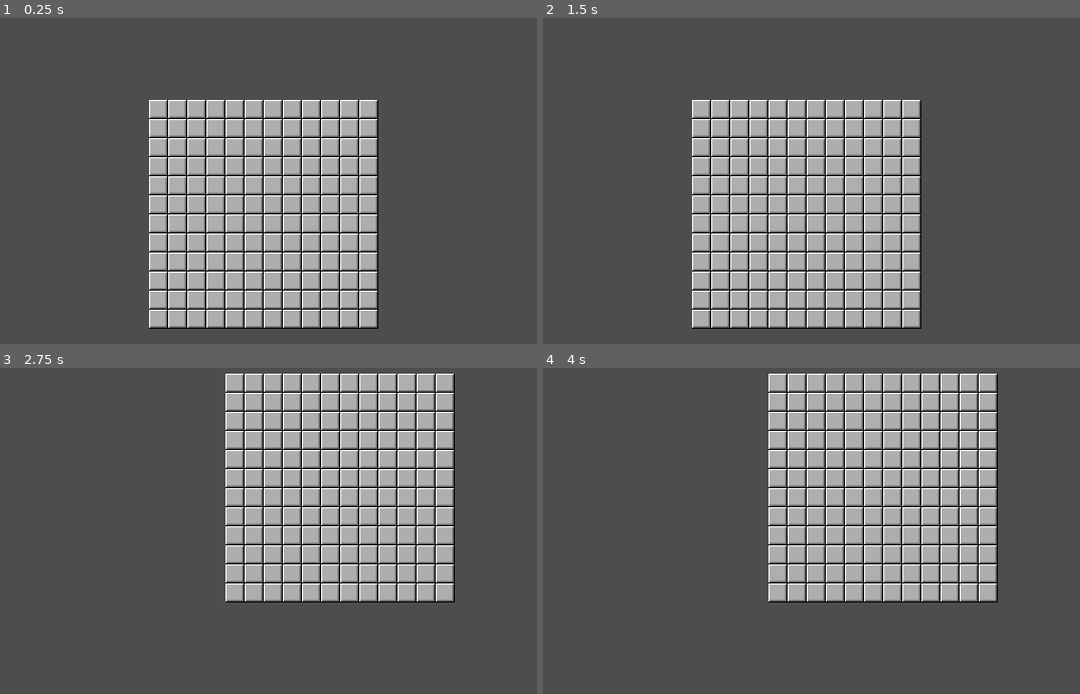
Above: before the commit, frames 1-4 (two rows, left to right).
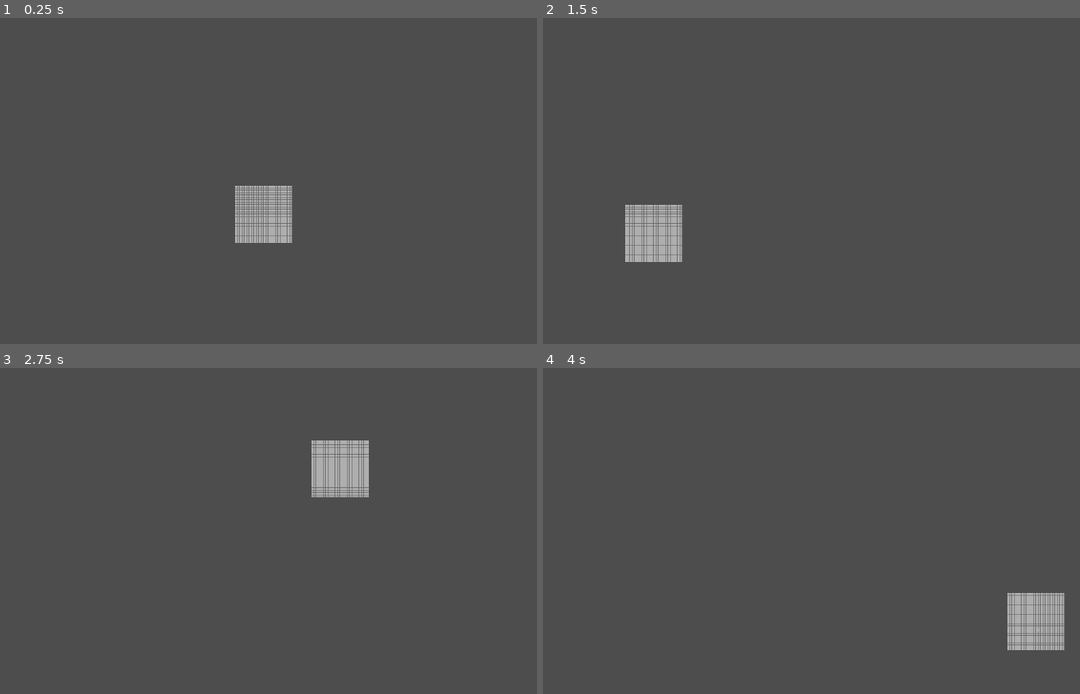
Above: after the commit, the same moments.

Repository: golopogus/overmine_testing
Game: Godot game, scene res://main_scene.tscn
Same seed, same stepped clock (60 frames per second), same inputs: the game is played once before the commit and once after it.
Inputs (mouse positions are in pixels of both pictures, inside the frame that each line leads up to):
- Up to frame 1 (0.25 s): no input
- Up to frame 2 (1.5 s): tap Enter at 0.5 s; move the mouse to (972, 194) at 0.52 s; press the mouse at (972, 194) at 0.53 s; tap Space (restart) at 1.25 s; move the mouse to (655, 236) at 1.27 s; release the mouse at (655, 236) at 1.28 s; right-click (655, 236) at 1.35 s
- Up to frame 3 (2.75 s): tap Space (restart) at 2 s; move the mouse to (338, 469) at 2.02 s; press the mouse at (338, 469) at 2.03 s
- Up to frame 4 (4 s): tap Space (restart) at 2.75, 3.5 s; move the mouse to (768, 651) at 2.77 s; release the mouse at (768, 651) at 2.78 s; right-click (768, 651) at 2.85 s; move the mouse to (1037, 628) at 3.52 s; press the mouse at (1037, 628) at 3.53 s

The runs differ from the first frame. In frame 1, 27% of the frame differs, in the area x 27-71%, y 25-96%; in frame 2, 29%, in the area x 15-71%, y 25-96%; in frame 3, 27%; in frame 4, 29%.
Error before the commit: Invalid assignment of property or key 'texture' with value of type 'CompressedTexture2D' on a base object of type 'null instance'. (res://main_scene.gd:343)
Error after the commit: Invalid assignment of property or key 'texture' with value of type 'CompressedTexture2D' on a base object of type 'null instance'. (res://main_scene.gd:357)

Commit message:
chunking works!

Diff:
--- a/overmine/main_scene.gd
+++ b/overmine/main_scene.gd
@@ -1,11 +1,12 @@
 extends Node2D
 
-const grid_size_options = [[4,4],[50,50]]
+const grid_size_options = [[8,8],[50,50]]
 var chosen_grid_size = grid_size_options[0]
 var bounds = Vector2()
-var num_of_chunks = Vector2(10,10)
+var num_of_chunks = Vector2(100,100)
 var num_of_chunks_start = Vector2(4,4)
 var chunk_split
+var shitter = Vector2()
 var initial_chunk_split
 var initial_pos = Vector2()
 var chunk_size = Vector2()
@@ -16,7 +17,7 @@
 var chunk_dict = {}
 var gamestart = false
 var initial_chunk_pos = Vector2(0,0)
-var number_of_mines_per_chunk = 4
+var number_of_mines_per_chunk = 10
 var unused_pos = []
 var moveable = false
 var local_mous_pos
@@ -26,6 +27,7 @@
 var current_neighbors = []
 var upper_bounds
 var lower_bounds
+var current_chunk
 #var thread: Thread
 
 #in form of node name: pos, type etc
@@ -72,10 +74,10 @@
 	#print(get_global_mouse_position())
 
 	if start == true:
-		for i in current_neighbors:
-			if i == nearest_chunk_pos:
-				draw_chunk(i)
-				break
+		if nearest_chunk_pos != current_chunk:
+			current_chunk = nearest_chunk_pos
+			draw_chunk(current_chunk)
+
 
 #############################################################################
 #█ █▄░█ █ ▀█▀ █ ▄▀█ ▀█▀ █ █▄░█ █▀▀   █▀▀ █▀█ █ █▀▄
@@ -93,6 +95,7 @@
 	for x in num_of_chunks.x:
 		for y in num_of_chunks.y:
 			chunk_position = start_pos + Vector2(x,y)*chunk_size
+
 			chunk_dict[chunk_position] = ['not_named',false,false]
 	chunk_dict[start_pos][2] = true
 
@@ -107,7 +110,7 @@
 	start_pos.y = initial_pos.y + chunk_size.y * split.y
 	#print(start_pos)
 	lower_bounds = start_pos
-	upper_bounds = start_pos + Vector2(chunk_size.x * chunks.x, chunk_size.y * chunks.y)
+	upper_bounds = Vector2(chunk_size.x * chunks.x - 16, chunk_size.y * chunks.y - 16)
 
 
 	var x_tiles = chosen_grid_size[0] * chunks.x
@@ -116,63 +119,64 @@
 	x_length = $sprites/hidden.texture.get_width()
 	y_length = $sprites/hidden.texture.get_height()
 	midpoint = Vector2(x_length/2,y_length/2)
-	var check = []
+	#var check = []
 
 	var neighbors = []
 	var tile_pos = Vector2()
-	var x_count = 0
-	var x_p = []
-	var y_p = []
+	#var x_count = 0
+	#var x_p = []
+	#var y_p = []
 	for x in x_tiles:
 		for y in y_tiles:
 			tile_pos = Vector2(start_pos.x + x_length * x, start_pos.y + y_length * y )
 			if tile_dict.has(tile_pos) == false:
 				unused_pos.append(tile_pos)
 				neighbors = create_neighbors(tile_pos,x_length,y_length)
-				tile_dict[tile_pos] = ['none', 'unknown', 0, true, neighbors]
+				tile_dict[tile_pos] = ['none', 'unknown', 0, false, neighbors]
 				#check.append(tile_pos)
 				#print(int(x) % 64)
 
 
 	draw_chunk(initial_chunk_pos)
-	randomize_mine_placement(x_tiles, y_tiles)
+
 	#for i in check:
 		#print(i)
 #############################################################################
 #############################################################################
 #############################################################################
 
-func randomize_mine_placement(x,y):
+func randomize_mine_placement(safe_pos):
 	#var total_tiles = x * y
 	#var tiles_per_chunk = chosen_grid_size[0] * chosen_grid_size[1]
-	var unused_tile_pos_x = []
-	var unused_tile_pos_y = []
 
 	for chunk in $chunks.get_children():
 
-		for i in chosen_grid_size[0]:
-			unused_tile_pos_x.append(i)
-		for i in chosen_grid_size[1]:
-			unused_tile_pos_y.append(i)
+		var unused_tile_pos = get_chunk_grid()
+
 		if chunk_dict[chunk.position][2] == false:
 
 			for mine in number_of_mines_per_chunk:
 
 				var rand_tile_pos = Vector2()
-				rand_tile_pos.x = unused_tile_pos_x[randi_range(0, len(unused_tile_pos_x) - 1)]
-				rand_tile_pos.y = unused_tile_pos_y[randi_range(0, len(unused_tile_pos_y) - 1)]
-
-				unused_tile_pos_x.erase(rand_tile_pos.x)
-				unused_tile_pos_y.erase(rand_tile_pos.y)
-				unused_pos.erase(rand_tile_pos)
+
+				rand_tile_pos = unused_tile_pos[randi_range(0, len(unused_tile_pos)-1)]
+
+				unused_tile_pos.erase(rand_tile_pos)
 
 				var global_mine_pos = (rand_tile_pos * 16) + initial_pos + chunk.position
-				tile_dict[global_mine_pos][1] = 'mine'
+
+				if tile_dict[global_mine_pos][1] != 'safe':
+
+					tile_dict[global_mine_pos][1] = 'mine'
+					#unused_pos.erase(global_mine_pos)
+					#mineu.append(global_mine_pos)
+
 				#print(tile_dict[global_mine_pos][0])
 
-				for neighbor in tile_dict[global_mine_pos][4]:
-					tile_dict[neighbor][1] = 'warning'
-					tile_dict[neighbor][2] += 1
+					for neighbor in tile_dict[global_mine_pos][4]:
+						if tile_dict[neighbor][1] != 'mine':
+							tile_dict[neighbor][1] = 'warning'
+							tile_dict[neighbor][2] += 1
 
 #############################################################################
 #█▀▀ █░█ █░█ █▄░█ █▄▀ █ █▄░█ █▀▀
@@ -181,7 +185,7 @@
 
 func draw_chunk(pos):
 	#check what is drawn
-
+	#current_neighbors = chunk_dict[pos][3]
 	current_neighbors = create_neighbors(pos,chunk_size.x,chunk_size.y)
 	var dont_erase = current_neighbors
 	var to_draw = []
@@ -213,14 +217,26 @@
 				#print(tile_dict[tile.position][0])
 				#if int(tile.position.x) % 64 == 0 and int(tile.position.y) % 64 == 0:
 				#check.append(tile.position)
-				var new_texture = $sprites/hidden.texture
-				#print(new_texture)
+				var tile_type = ''
+				if tile_dict[poo][3] == true:
+
+					if tile_dict[poo][1] == 'warning':
+						tile_type = str(tile_dict[poo][2])
+					else:
+						tile_type = tile_dict[poo][1]
+
+				else:
+					tile_type = 'hidden'
+				var sprite_path = 'sprites/' + tile_type
+
+				var new_texture = get_node(sprite_path).texture
+				#new_texture = $sprites/hidden.texture
+
 				tile.texture = new_texture
 				tile_name_conv += 1
 		chunk_count += 1
 
-	#for i in check:
-		#print(i)
+
 #############################################################################
 #############################################################################
 #############################################################################
@@ -259,13 +275,13 @@
 				nearest_chunk_pos.x = floor(nearest_tile_pos.x/chunk_size.x) * chunk_size.x + initial_chunk_pos.x
 				nearest_chunk_pos.y = floor(nearest_tile_pos.y/chunk_size.y) * chunk_size.y + initial_chunk_pos.y
 #
+				current_chunk = nearest_chunk_pos
 				initiate_board(nearest_tile_pos)
 				#print(mouse_pos)
 				#print(nearest_tile_pos)
-				#var vj = 'chunks/' +  chunk_dict[nearest_chunk_pos][0] + '/' + tile_dict[nearest_tile_pos][0]
-				#print(get_node(vj).texture)
 
 			else:
+
 				clicked(nearest_tile_pos)
 	#if Input.is_action_just_pressed("restart"):
 		#get_tree().reload_current_scene()
@@ -297,9 +313,9 @@
 
 	for i in neighbors:
 		unused_pos.erase(i)
-
-	tile_dict[click_pos][1] = 'safe'
-
+		tile_dict[i][1] = 'safe'
+
+	randomize_mine_placement(click_pos)
 	#randomize mines around start
 	#var used_mine_positions = []
 	#
@@ -323,21 +339,19 @@
 
 	nearest_chunk_pos.x = floor(pos.x/chunk_size.x) * chunk_size.x + initial_chunk_pos.x
 	nearest_chunk_pos.y = floor(pos.y/chunk_size.y) * chunk_size.y + initial_chunk_pos.y
-	var vj = 'chunks/' +  chunk_dict[nearest_chunk_pos][0]
+
 	var node_path = 'chunks/' +  chunk_dict[nearest_chunk_pos][0] + '/' + tile_dict[pos][0]
-	#print(nearest_chunk_pos)
-	#print(pos)
-	#print(get_global_mouse_position())
-	#print(get_node(vj).get_children().size())
-	if tile_dict[pos][3] == true:
-		tile_dict[pos][3] = false
+
+	#print(tile_dict[pos][1])
+	if tile_dict[pos][3] == false:
+		tile_dict[pos][3] = true
 		if tile_dict[pos][1] == 'unknown':
 			tile_dict[pos][1] = 'safe'
-			update_neighbors(pos,'safe')
-		var type = tile_dict[pos][1]
+			#update_neighbors(pos,'safe')
+		var tile_type = tile_dict[pos][1]
 		if tile_dict[pos][1] == 'warning':
-			type = str(tile_dict[pos][1])
-		var sprite_path = 'sprites/' + type
+			tile_type = str(tile_dict[pos][2])
+		var sprite_path = 'sprites/' + tile_type
 		var new_texture = get_node(sprite_path).texture
 
 		get_node(node_path).texture = new_texture
@@ -373,18 +387,18 @@
 #############################################################################
 #############################################################################
 
-func update_dict(pos,type,value,is_hidden):
-	tile_dict[pos][1] = type
-	tile_dict[pos][2] = value
-	tile_dict[pos][3] = is_hidden
-
-#############################################################################
-#############################################################################
-#############################################################################
-
-func update_neighbors(pos,type):
+#func update_dict(pos,type,value,is_hidden):
+	#tile_dict[pos][1] = type
+	#tile_dict[pos][2] = value
+	#tile_dict[pos][3] = is_hidden
+
+#############################################################################
+#############################################################################
+#############################################################################
+
+func update_neighbors(pos,tile_type):
 	var neighbors = create_neighbors(pos,x_length,y_length)
-	if type == 'mine':
+	if tile_type == 'mine':
 		for i in neighbors:
 
 			if 8 <= i.x and i.x <= chosen_grid_size[0] * x_length - midpoint.x and 8 <= i.y and i.y <= chosen_grid_size[1] * y_length - midpoint.y:
@@ -392,7 +406,7 @@
 					tile_dict[i][1] = 'warning'
 				tile_dict[i][2] += 1
 
-	if type == 'safe':
+	if tile_type == 'safe':
 		var safe_count = 0
 		var theoretical_safe_count = 0
 		for i in neighbors:
@@ -405,7 +419,7 @@
 				if 8 <= i.x and i.x <= chosen_grid_size[0] * x_length - midpoint.x and 8 <= i.y and i.y <= chosen_grid_size[1] * y_length - midpoint.y:
 
 					if tile_dict[i][1] == 'unknown' or tile_dict[i][1] == 'warning':
-						if tile_dict[i][3] == true:
+						if tile_dict[i][3] == false:
 							clicked(i)
 
 #############################################################################
@@ -430,3 +444,13 @@
 			neighbors.append(i)
 
 	return neighbors
+
+
+func get_chunk_grid():
+
+	var chunk_grid = []
+	for x in chosen_grid_size[0]:
+		for y in chosen_grid_size[1]:
+			chunk_grid.append(Vector2(x,y))
+
+	return chunk_grid
--- a/overmine/main_scene.tscn
+++ b/overmine/main_scene.tscn
@@ -23,7 +23,7 @@
 [node name="tiles" type="Node2D" parent="."]
 
 [node name="Camera2D" type="Camera2D" parent="."]
-zoom = Vector2(2, 2)
+zoom = Vector2(0.25, 0.25)
 
 [node name="sprites" type="Node2D" parent="."]
 
